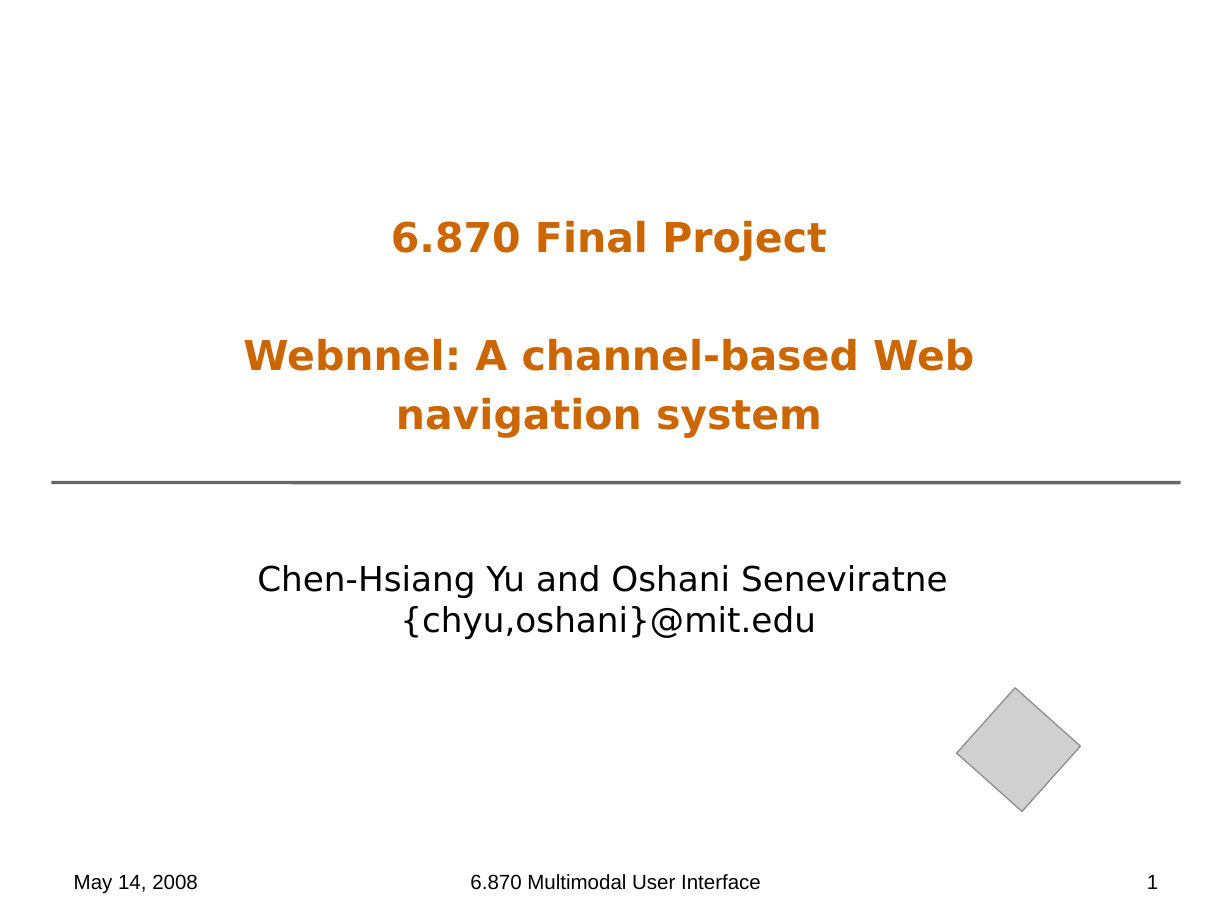
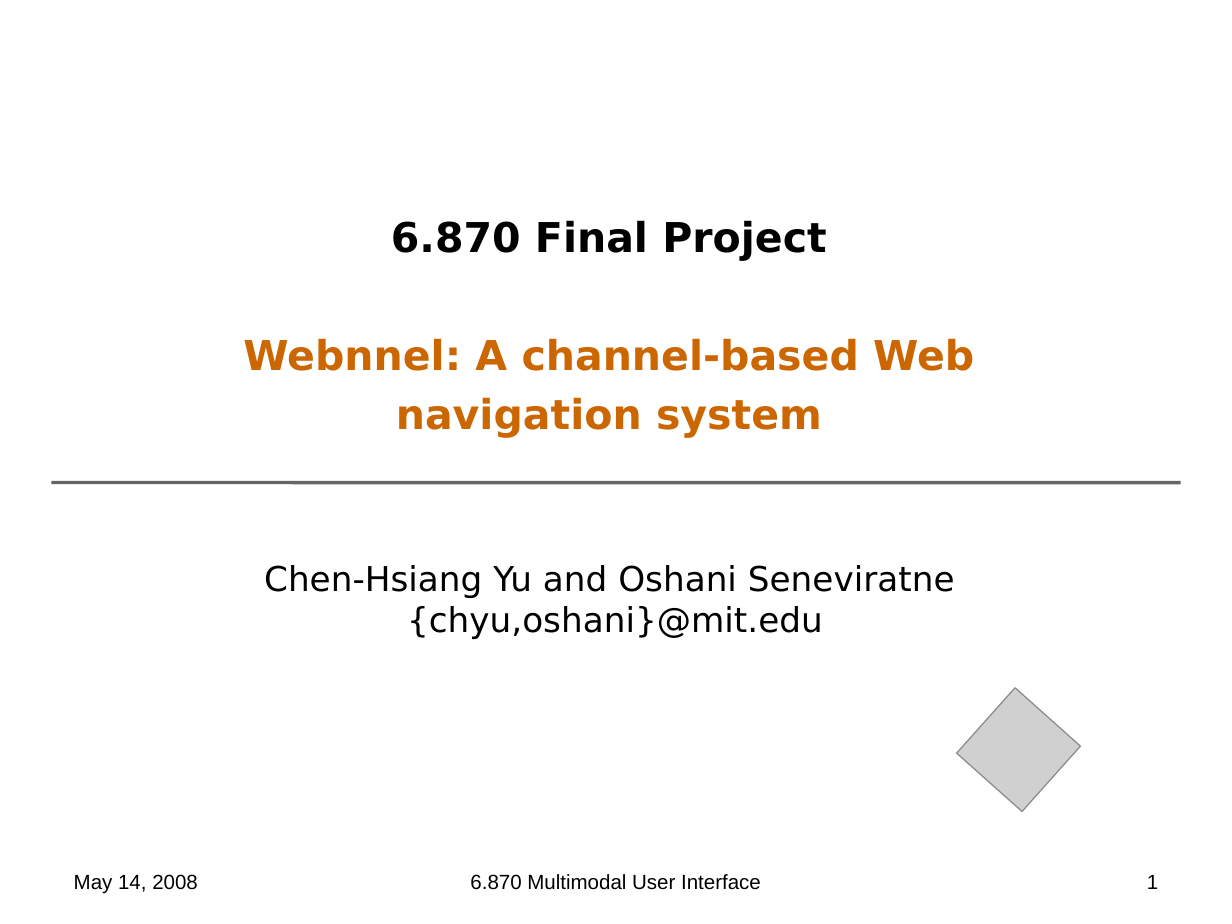
Before and after one commit to oshanis/webnnel, a slide deck: slide 1 of docs/6.870 Final Project Presentation.ppt. Drawn at 1232x924 pixels with LibreOffice and Linux fonts; fonts in the diff are those of the drawing; grey boxes stand for pictures; background and template pictures are left out. Boxes give left, top, right and bottom in pixels: in the first picture for what was removed or moved away, otherwise in the second. Text is boxed around its words. In the diff, an @@ line names an element or a change of style, - is before the commit and + after.

```diff
--- a/docs/6.870 Final Project Presentation.ppt
+++ b/docs/6.870 Final Project Presentation.ppt
@@ text at [391, 220, 826, 261]: text colour #CC6600 to #000000 in "6.870 Final Project" @@
@@ text "Chen-Hsiang Yu and Oshani Seneviratne": place and size @@
-text "Chen-Hsiang Yu and Oshani Seneviratne" at [257, 565, 948, 639]
+text "Chen-Hsiang Yu and Oshani Seneviratne" at [264, 565, 955, 639]
```
Also in this commit, not shown: 2 slides added, 1 slide removed.
